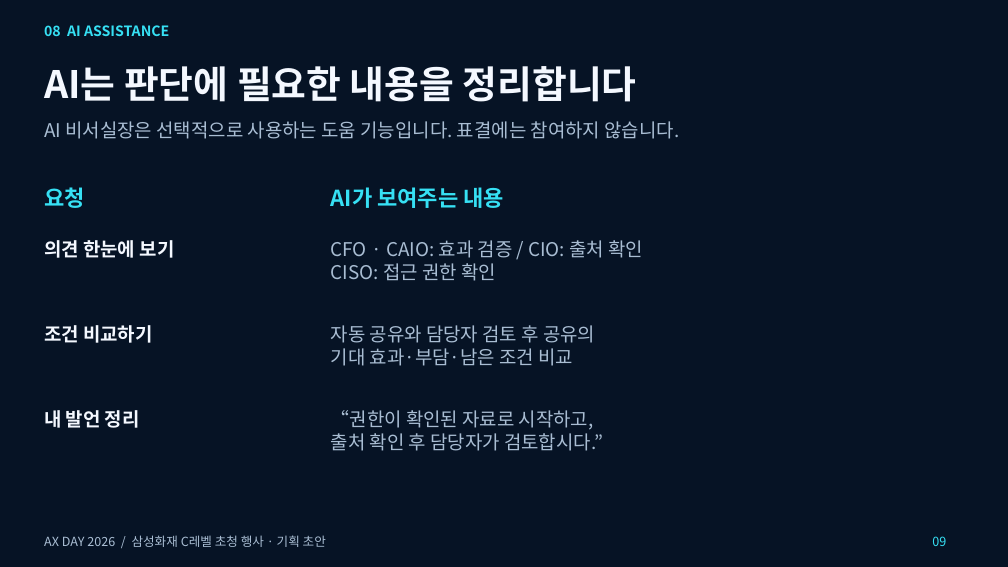
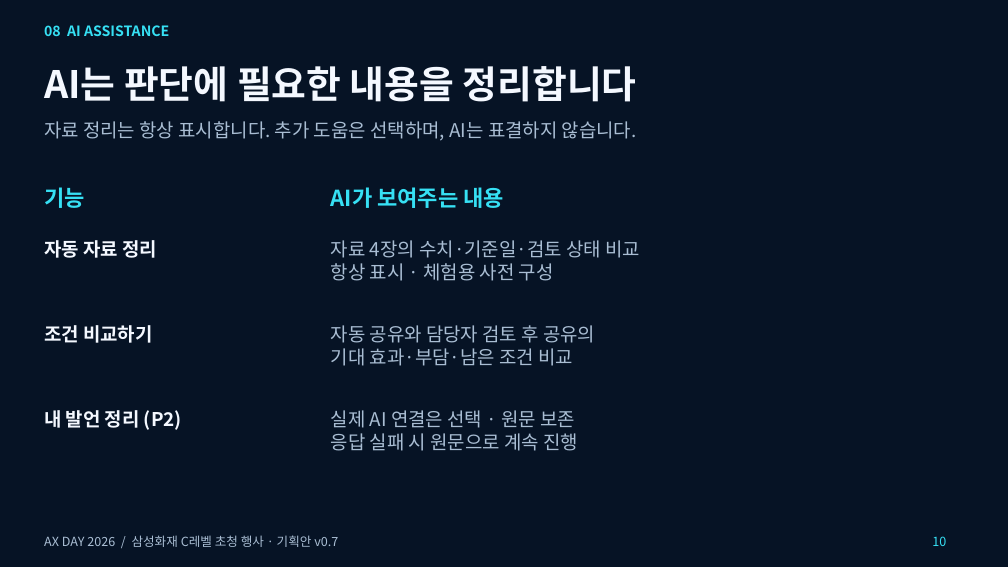
Before and after one commit to hyuny0219/axday_agent, a slide deck: slide 10 of docs/reference/AX_Day_2026_Boardroom_Proposal.pptx (slide 9 before the commit). Drawn at 1008x567 pixels with LibreOffice and Linux fonts; fonts in the diff are those of the drawing. Boxes give left, top, right and bottom in pixels: in the first picture for what was removed or moved away, otherwise in the second. Text is boxed around its words. In the diff, an @@ line names an element or a change of style, - is before the commit and + after.

```diff
--- a/docs/reference/AX_Day_2026_Boardroom_Proposal.pptx
+++ b/docs/reference/AX_Day_2026_Boardroom_Proposal.pptx
@@ text at box(44, 121, 637, 141): text changed @@
-AI 비서실장은 선택적으로 사용하는 도움 기능입니다. 표결에는 참여하지 않습니다.
+자료 정리는 항상 표시합니다. 추가 도움은 선택하며, AI는 표결하지 않습니다.
@@ text at box(44, 187, 85, 208): text changed @@
-요청
+기능
@@ text at box(44, 240, 157, 258): text changed @@
-의견 한눈에 보기
+자동 자료 정리
@@ text at box(331, 240, 640, 281): text changed @@
-CFO · CAIO: 효과 검증 / CIO: 출처 확인
-CISO: 접근 권한 확인
+자료 4장의 수치·기준일·검토 상태 비교
+항상 표시 · 체험용 사전 구성
@@ text at box(44, 410, 182, 430): text changed @@
-내 발언 정리
+내 발언 정리 (P2)
@@ text at box(331, 410, 578, 451): text changed @@
-“권한이 확인된 자료로 시작하고,
-출처 확인 후 담당자가 검토합시다.”
+실제 AI 연결은 선택 · 원문 보존
+응답 실패 시 원문으로 계속 진행
@@ text at box(44, 535, 338, 547): text changed @@
-AX DAY 2026 / 삼성화재 C레벨 초청 행사 · 기획 초안
+AX DAY 2026 / 삼성화재 C레벨 초청 행사 · 기획안 v0.7
@@ text at box(932, 536, 946, 546): text changed @@
-09
+10
```
Also in this commit, not shown: 15 other slides changed, 2 slides added, 13 other files.
